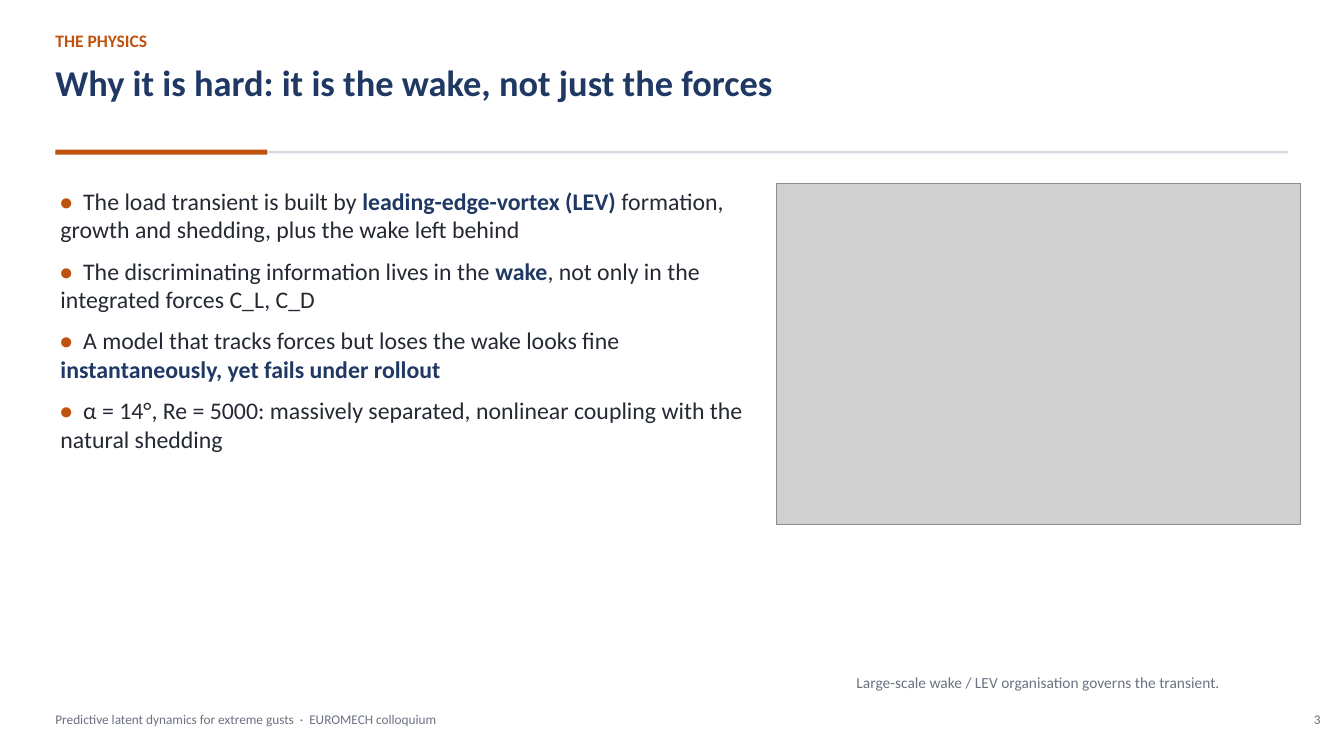
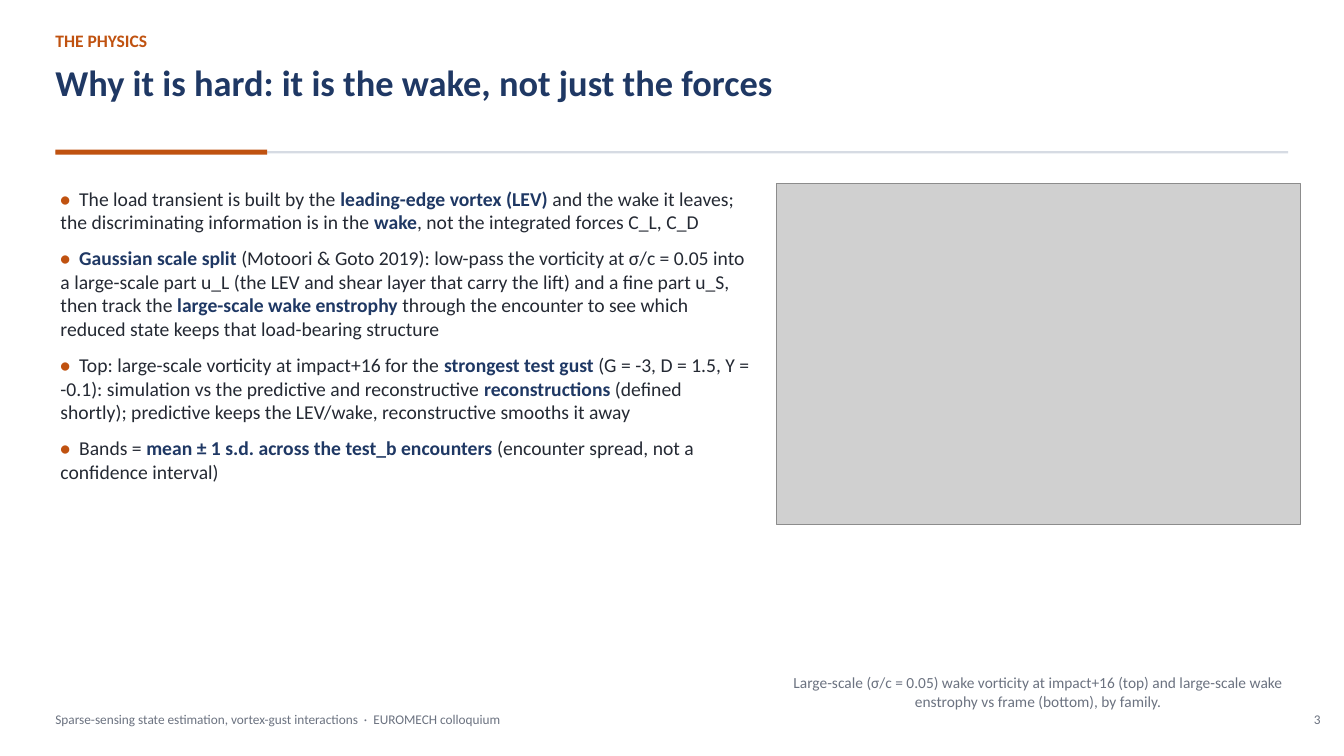
Before and after one commit to sanmi90/GUST-JEPA, a slide deck: slide 3 of paper/talk/euromech_gust_jepa.pptx. Drawn at 1344x756 pixels with LibreOffice and Linux fonts; fonts in the diff are those of the drawing; grey boxes stand for pictures. Boxes give left, top, right and bottom in pixels: in the first picture for what was removed or moved away, otherwise in the second. Text is boxed around its words. In the diff, an @@ line names an element or a change of style, - is before the commit and + after.

```diff
--- a/paper/talk/euromech_gust_jepa.pptx
+++ b/paper/talk/euromech_gust_jepa.pptx
@@ text at [60,191,744,482]: text changed; size 17 to 14 pt @@
-• The load transient is built by leading-edge-vortex (LEV) formation, growth and shedding, plus the wake left behind
-• The discriminating information lives in the wake, not only in the integrated forces C_L, C_D
-• A model that tracks forces but loses the wake looks fine instantaneously, yet fails under rollout
-• α = 14°, Re = 5000: massively separated, nonlinear coupling with the natural shedding
+• The load transient is built by the leading-edge vortex (LEV) and the wake it leaves; the discriminating information is in the wake, not the integrated forces C_L, C_D
+• Gaussian scale split (Motoori & Goto 2019): low-pass the vorticity at σ/c = 0.05 into a large-scale part u_L (the LEV and shear layer that carry the lift) and a fine part u_S, then track the large-scale wake enstrophy through the encounter to see which reduced state keeps that load-bearing structure
+• Top: large-scale vorticity at impact+16 for the strongest test gust (G = -3, D = 1.5, Y = -0.1): simulation vs the predictive and reconstructive reconstructions (defined shortly); predictive keeps the LEV/wake, reconstructive smooths it away
+• Bands = mean ± 1 s.d. across the test_b encounters (encounter spread, not a confidence interval)
@@ text at [793,677,1282,710]: text changed @@
-Large-scale wake / LEV organisation governs the transient.
+Large-scale (σ/c = 0.05) wake vorticity at impact+16 (top) and large-scale wake enstrophy vs frame (bottom), by family.
@@ text at [55,715,500,726]: text changed @@
-Predictive latent dynamics for extreme gusts · EUROMECH colloquium
+Sparse-sensing state estimation, vortex-gust interactions · EUROMECH colloquium
```
Also in this commit, not shown: 27 other slides changed, 11 slides added, 1 slide removed, 25 other files.
